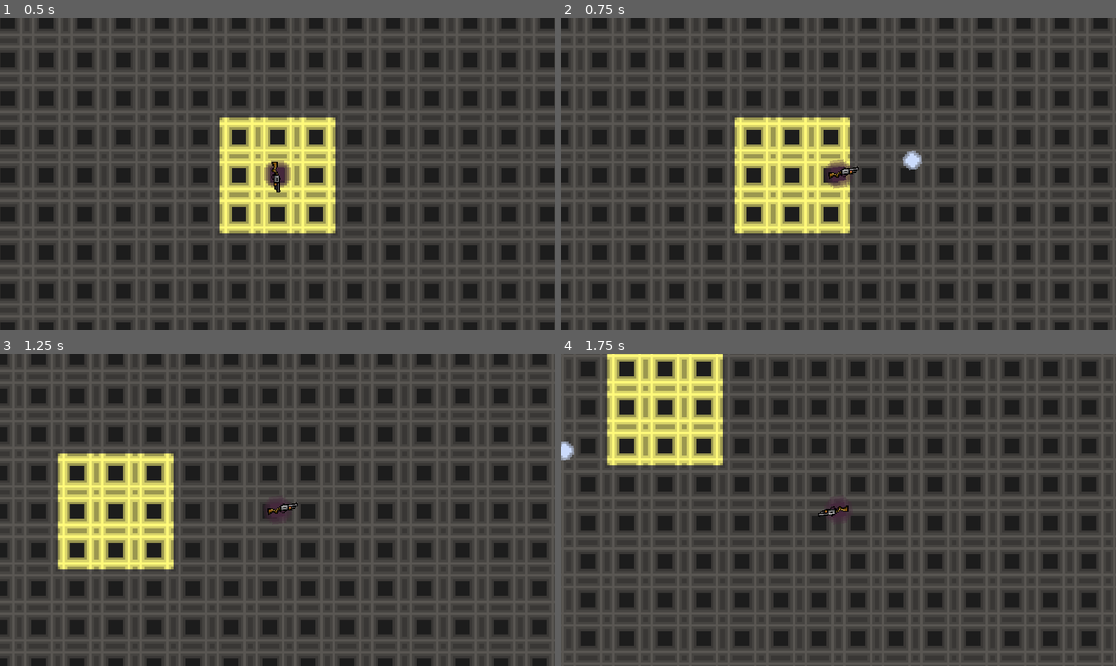
Above: before the commit, frames 1-4 (two rows, left to right).
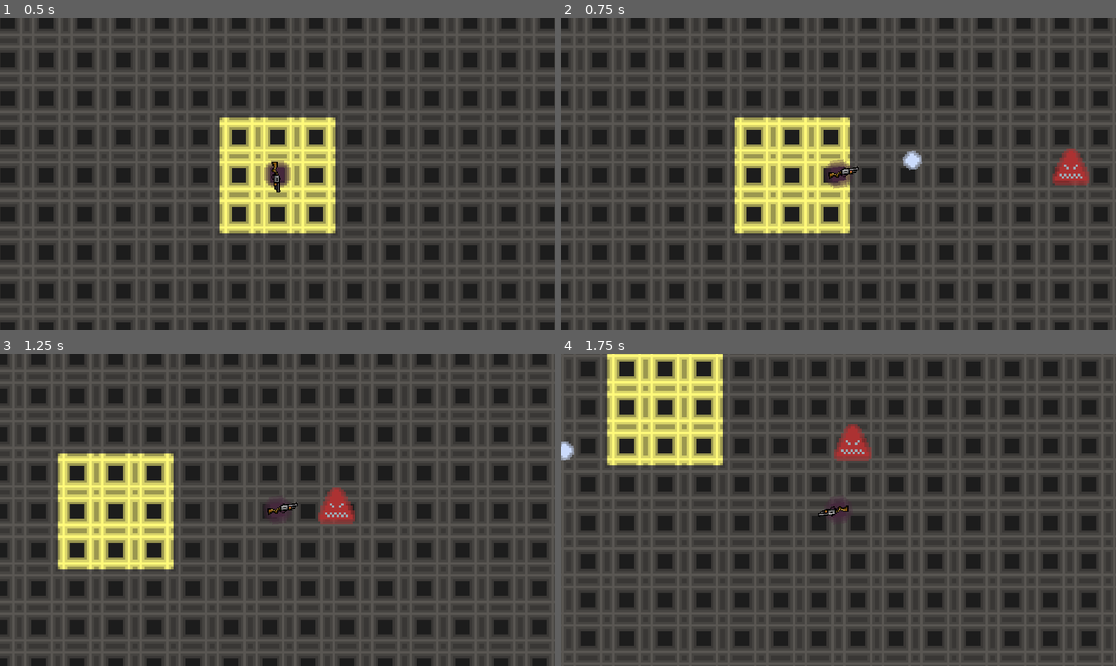
Above: after the commit, the same moments.

Repository: SosiskaKillerS/Battle-of-Shapes--Cubes-vs.-Triangles
Game: Godot game, scene res://world/world.tscn
Same seed, same stepped clock (60 frames per second), same inputs: the game is played once before the commit and once after it.
Inputs (mouse positions are in pixels of both pictures, inside the frame that each line leads up to):
- Up to frame 1 (0.5 s): no input
- Up to frame 2 (0.75 s): tap Enter at 0.5 s; move the mouse to (960, 158) at 0.52 s; hold D (RIGHT) from 0.53 s (still down); click (960, 158) at 0.6 s
- Up to frame 3 (1.25 s): keep holding D (RIGHT)
- Up to frame 4 (1.75 s): move the mouse to (727, 525) at 1.27 s; release D (RIGHT) at 1.28 s; hold S (DOWN) from 1.28 s (still down); click (727, 525) at 1.35 s

Frame 1 is identical in both runs. In frame 2, 0.6% of the frame differs, in the area x 88-96%, y 41-54%; in frame 3, 0.6%; in frame 4, 0.6%, in the area x 49-56%, y 22-35%.

Commit message:
enemy ai ver 0.1

Diff:
--- a/Player/Player.gd
+++ b/Player/Player.gd
@@ -15,7 +15,7 @@
 	owner.add_child(b)
 	b.transform = $GunCast2D/Marker2D.global_transform
 
-func _physics_process(delta):
+func _physics_process(_delta):
 	get_input()
 	move_and_slide()
 	$GunCast2D.look_at(get_global_mouse_position())
--- /dev/null
+++ b/mobs/enemy_1.gd
@@ -0,0 +1,13 @@
+extends CharacterBody2D
+
+@export var SPEED = 50
+var body = null
+
+@onready var player = $"../Player"
+
+
+
+func _physics_process(_delta):
+	var direction = global_position.direction_to(player.global_position)
+	velocity  = direction*SPEED
+	move_and_slide()
--- a/mobs/enemy_1.tscn
+++ b/mobs/enemy_1.tscn
@@ -1,14 +1,16 @@
-[gd_scene load_steps=4 format=3 uid="uid://bl31b2pk420gj"]
+[gd_scene load_steps=5 format=3 uid="uid://bl31b2pk420gj"]
 
 [ext_resource type="Texture2D" uid="uid://b62ge6py1j5ym" path="res://mobs/Enemy1.png" id="1_bprc8"]
+[ext_resource type="Script" path="res://mobs/enemy_1.gd" id="1_irs3b"]
 
 [sub_resource type="CircleShape2D" id="CircleShape2D_rugmh"]
 radius = 8.0
 
 [sub_resource type="CircleShape2D" id="CircleShape2D_5ymjj"]
-radius = 30.2655
+radius = 149.003
 
 [node name="Enemy1" type="CharacterBody2D"]
+script = ExtResource("1_irs3b")
 
 [node name="Sprite2D" type="Sprite2D" parent="."]
 texture = ExtResource("1_bprc8")
@@ -20,3 +22,6 @@
 
 [node name="CollisionShape2D" type="CollisionShape2D" parent="agrZone"]
 shape = SubResource("CircleShape2D_5ymjj")
+
+[connection signal="body_entered" from="agrZone" to="." method="_on_agr_zone_body_entered"]
+[connection signal="body_exited" from="agrZone" to="." method="_on_agr_zone_body_exited"]
--- a/world/world.tscn
+++ b/world/world.tscn
@@ -1,7 +1,8 @@
-[gd_scene load_steps=5 format=3 uid="uid://dhk7beq75x6m4"]
+[gd_scene load_steps=6 format=3 uid="uid://dhk7beq75x6m4"]
 
 [ext_resource type="PackedScene" uid="uid://dhxrl33y4ogtp" path="res://Player/Player.tscn" id="1_51spg"]
 [ext_resource type="Texture2D" uid="uid://dwf6ot5ylw1nx" path="res://Tilemap/Tilemap.png" id="1_61s7n"]
+[ext_resource type="PackedScene" uid="uid://bl31b2pk420gj" path="res://mobs/enemy_1.tscn" id="3_ch0hb"]
 
 [sub_resource type="TileSetAtlasSource" id="TileSetAtlasSource_22a2e"]
 texture = ExtResource("1_61s7n")
@@ -26,4 +27,8 @@
 [node name="Player" parent="." instance=ExtResource("1_51spg")]
 position = Vector2(1035, 531)
 
+[node name="Enemy1" parent="." instance=ExtResource("3_ch0hb")]
+position = Vector2(1193, 527)
+SPEED = 50
+
 [editable path="Player"]
